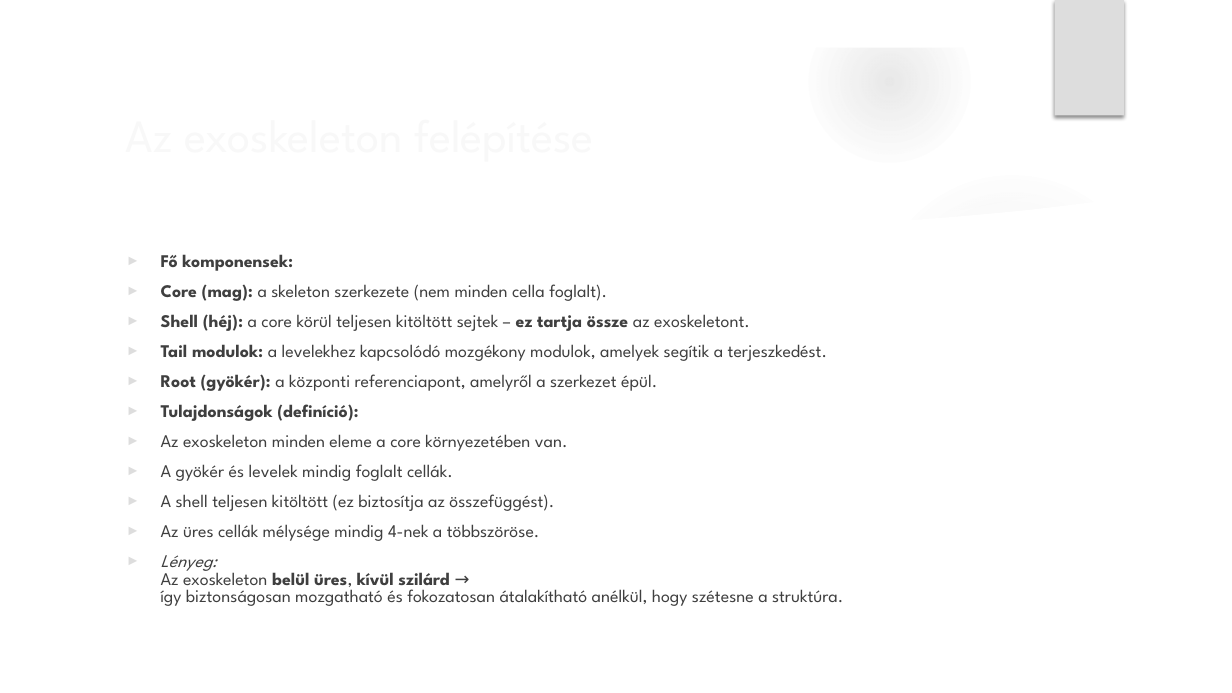
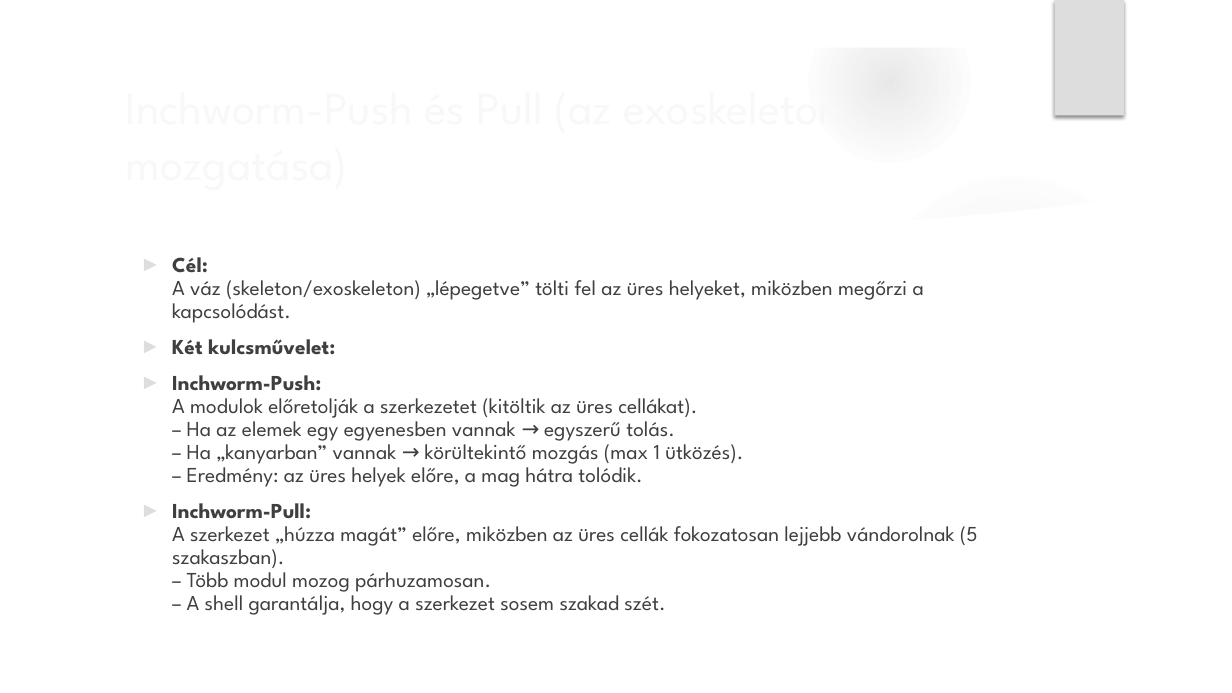
Before and after one commit to xlykoi/Szamitogepes-halozatok, a slide deck: slide 23 of Sliding Squares in Parallel.pptx (slide 22 before the commit). Drawn at 1232x693 pixels with LibreOffice and Linux fonts; fonts in the diff are those of the drawing; background and template pictures are left out. Boxes give left, top, right and bottom in pixels: in the first picture for what was removed or moved away, otherwise in the second. Text is boxed around its words. In the diff, an @@ line names an element or a change of style, - is before the commit and + after.

```diff
--- a/Sliding Squares in Parallel.pptx
+++ b/Sliding Squares in Parallel.pptx
@@ text at <box>172,257,978,615</box>: text changed; size 13.9 to 16.6 pt @@
-► Fő komponensek:
-► Core (mag): a skeleton szerkezete (nem minden cella foglalt).
-► Shell (héj): a core körül teljesen kitöltött sejtek – ez tartja össze az exoskeletont.
-► Tail modulok: a levelekhez kapcsolódó mozgékony modulok, amelyek segítik a terjeszkedést.
-► Root (gyökér): a központi referenciapont, amelyről a szerkezet épül.
-► Tulajdonságok (definíció):
-► Az exoskeleton minden eleme a core környezetében van.
-► A gyökér és levelek mindig foglalt cellák.
-► A shell teljesen kitöltött (ez biztosítja az összefüggést).
-► Az üres cellák mélysége mindig 4-nek a többszöröse.
-► Lényeg:
-  Az exoskeleton belül üres, kívül szilárd →
-  így biztonságosan mozgatható és fokozatosan átalakítható anélkül, hogy szétesne a struktúra.
+► Cél:
+  A váz (skeleton/exoskeleton) „lépegetve” tölti fel az üres helyeket, miközben megőrzi a kapcsolódást.
+► Két kulcsművelet:
+► Inchworm-Push:
+  A modulok előretolják a szerkezetet (kitöltik az üres cellákat).
+  – Ha az elemek egy egyenesben vannak → egyszerű tolás.
+  – Ha „kanyarban” vannak → körültekintő mozgás (max 1 ütközés).
+  – Eredmény: az üres helyek előre, a mag hátra tolódik.
+► Inchworm-Pull:
+  A szerkezet „húzza magát” előre, miközben az üres cellák fokozatosan lejjebb vándorolnak (5 szakaszban).
+  – Több modul mozog párhuzamosan.
+  – A shell garantálja, hogy a szerkezet sosem szakad szét.
@@ title at <box>172,375,573,541</box>: text changed @@
-Az exoskeleton felépítése
+Inchworm-Push és Pull (az exoskeleton mozgatása)
```
Also in this commit, not shown: 3 other slides changed, 3 slides added, 2 slides removed.
